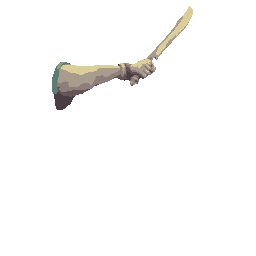
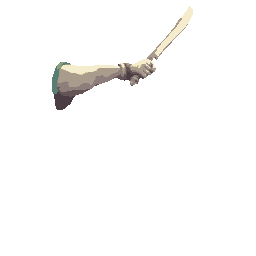
Before/after of a 256×256 layered artwork. What changed in the layer stack:
painted on "Обычный слой 2 (вставлено)" (1st of 3) over [61, 6, 193, 74]